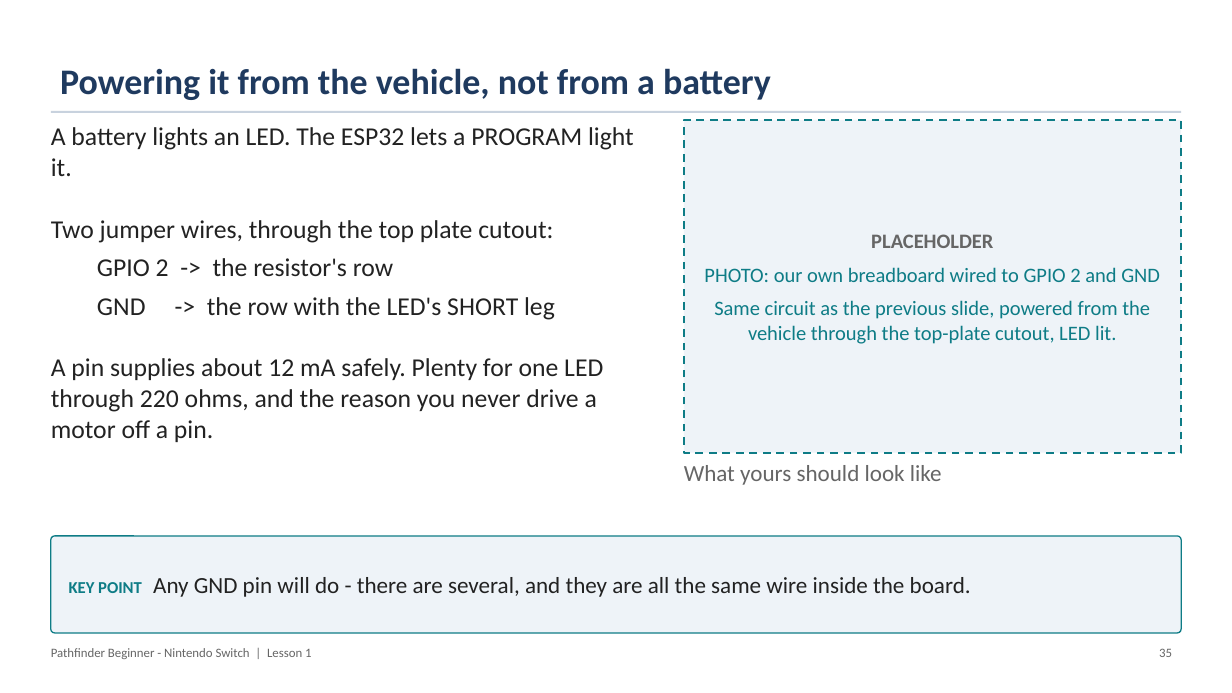
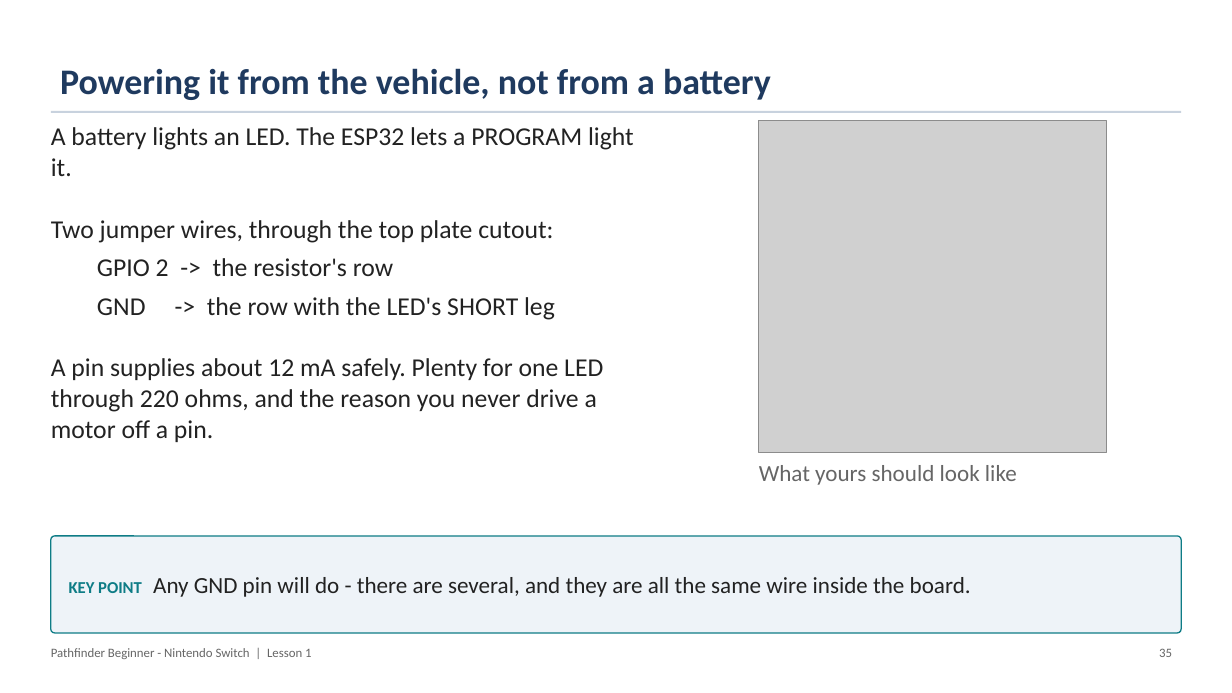
Before and after one commit to PorpoiseRobotics/porpoise-robotics, a slide deck: slide 35 of ground-vehicle/docs/courses/beginner-switch/l1_introduction.pptx. Drawn at 1232x693 pixels with LibreOffice and Linux fonts; fonts in the diff are those of the drawing; grey boxes stand for pictures. Boxes give left, top, right and bottom in pixels: in the first picture for what was removed or moved away, otherwise in the second. Text is boxed around its words. In the diff, an @@ line names an element or a change of style, - is before the commit and + after.

```diff
--- a/ground-vehicle/docs/courses/beginner-switch/l1_introduction.pptx
+++ b/ground-vehicle/docs/courses/beginner-switch/l1_introduction.pptx
@@ rectangle removed at (684,120,1181,453) @@
-PLACEHOLDER
-PHOTO: our own breadboard wired to GPIO 2 and GND
-Same circuit as the previous slide, powered from the vehicle through the top-plate cutout, LED lit.
@@ picture added at (759,120,1106,453) @@
@@ text "What yours should look like": place and size @@
-text "What yours should look like" at (684,465,942,485)
+text "What yours should look like" at (759,465,1017,485)
```
Also in this commit, not shown: 4 other slides changed, 22 other files.
